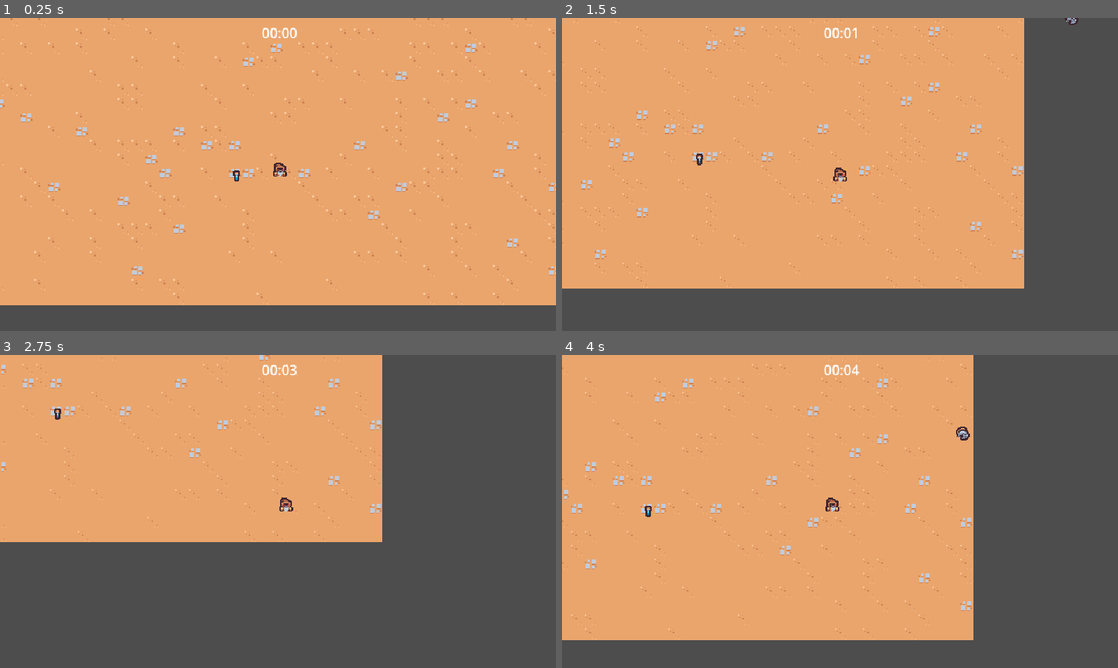
Above: before the commit, frames 1-4 (two rows, left to right).
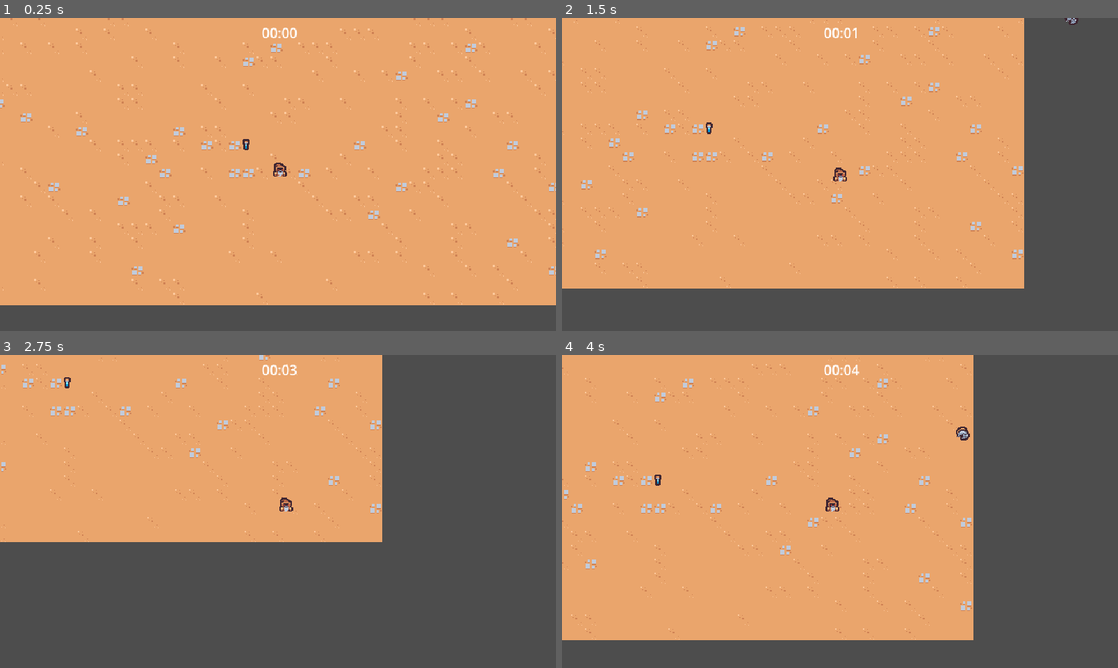
Above: after the commit, the same moments.

Repository: nok4123456/Godot_Learning
Game: Godot game, scene res://scenes/main/main.tscn
Same seed, same stepped clock (60 frames per second), same inputs: the game is played once before the commit and once after it.
Inputs:
- Up to frame 1 (0.25 s): no input
- Up to frame 2 (1.5 s): hold D (move_right) 0.53-1.28 s; hold S (move_down) from 1.28 s (still down)
- Up to frame 3 (2.75 s): release S (move_down) at 2.03 s; hold D (move_right) from 2.03 s (still down)
- Up to frame 4 (4 s): release D (move_right) at 2.78 s; hold W (move_up) 2.78-3.53 s; hold Left (move_left) from 3.53 s (still down)

The runs differ from the first frame. In frame 1, less than 0.1% of the frame differs, in the area x 41-45%, y 38-53%; in frame 2, less than 0.1%, in the area x 24-28%, y 33-48%; in frame 3, less than 0.1%; in frame 4, less than 0.1%.

Commit message:
create the experience mechanism

Diff:
--- a/project.godot
+++ b/project.godot
@@ -14,6 +14,10 @@
 run/main_scene="res://scenes/main/main.tscn"
 config/features=PackedStringArray("4.2", "Forward Plus")
 config/icon="res://icon.svg"
+
+[autoload]
+
+GameEvents="*res://scenes/autoload/game_events.tscn"
 
 [debug]
 
--- /dev/null
+++ b/scenes/autoload/game_events.gd
@@ -0,0 +1,7 @@
+extends Node
+
+signal experience_vial_collected(number: float)
+
+
+func emit_experience_vial_collected(number: float):
+	experience_vial_collected.emit(number)
--- /dev/null
+++ b/scenes/autoload/game_events.tscn
@@ -0,0 +1,6 @@
+[gd_scene load_steps=2 format=3 uid="uid://csffjk4bg7md6"]
+
+[ext_resource type="Script" path="res://scenes/autoload/game_events.gd" id="1_qy2fu"]
+
+[node name="GameEvents" type="Node"]
+script = ExtResource("1_qy2fu")
--- /dev/null
+++ b/scenes/component/health_component.gd
@@ -0,0 +1,21 @@
+extends Node
+
+signal died
+
+@export var max_health: float = 10
+var current_health
+
+
+func _ready():
+	current_health = max_health
+
+
+func damage(damage_number: float):
+	current_health = max(current_health - damage_number, 0)
+	Callable(check_death).call_deferred()
+
+
+func check_death():
+	if current_health == 0:
+		died.emit()
+		owner.queue_free()
--- /dev/null
+++ b/scenes/component/health_component.tscn
@@ -0,0 +1,6 @@
+[gd_scene load_steps=2 format=3 uid="uid://dqka01nl5gmd2"]
+
+[ext_resource type="Script" path="res://scenes/component/health_component.gd" id="1_17r61"]
+
+[node name="HealthComponent" type="Node"]
+script = ExtResource("1_17r61")
--- /dev/null
+++ b/scenes/component/vial_drop_component.gd
@@ -0,0 +1,24 @@
+extends Node
+
+@export_range(0, 1) var drop_percent: float = .5
+@export var health_component: Node
+@export var vial_scene: PackedScene
+
+
+func _ready():
+	health_component.died.connect(on_died)
+
+
+func on_died():
+	if randf() > drop_percent:
+		return
+	if vial_scene == null:
+		return
+
+	if not owner is Node2D:
+		return
+
+	var spawn_position = (owner as Node2D).global_position
+	var vial_instance = vial_scene.instantiate() as Node2D
+	owner.get_parent().add_child(vial_instance)
+	vial_instance.global_position = spawn_position
--- /dev/null
+++ b/scenes/component/vial_drop_component.tscn
@@ -0,0 +1,8 @@
+[gd_scene load_steps=3 format=3 uid="uid://dhqjp1s5m43pq"]
+
+[ext_resource type="Script" path="res://scenes/component/vial_drop_component.gd" id="1_kxjv6"]
+[ext_resource type="PackedScene" uid="uid://co8g2cr8tf6px" path="res://scenes/game_object/experience_vial/experience_vial.tscn" id="2_nahrh"]
+
+[node name="VialDropComponent" type="Node"]
+script = ExtResource("1_kxjv6")
+vial_scene = ExtResource("2_nahrh")
--- a/scenes/game_object/basic_enemy/basic_enemy.gd
+++ b/scenes/game_object/basic_enemy/basic_enemy.gd
@@ -1,6 +1,8 @@
 extends CharacterBody2D
 
 const MAX_SPEED = 40
+
+@onready var health_component = $HealthComponent
 
 
 # Called when the node enters the scene tree for the first time.
@@ -24,4 +26,4 @@
 
 
 func on_area_enter(other_area: Area2D):
-	queue_free()
+	health_component.damage(5)
--- a/scenes/game_object/basic_enemy/basic_enemy.tscn
+++ b/scenes/game_object/basic_enemy/basic_enemy.tscn
@@ -1,7 +1,9 @@
-[gd_scene load_steps=5 format=3 uid="uid://clw0xibau1i6n"]
+[gd_scene load_steps=7 format=3 uid="uid://clw0xibau1i6n"]
 
 [ext_resource type="Texture2D" uid="uid://coi8wvnycy46k" path="res://scenes/game_object/basic_enemy/basic_enemy.png" id="1_x1mow"]
 [ext_resource type="Script" path="res://scenes/game_object/basic_enemy/basic_enemy.gd" id="1_xy0c6"]
+[ext_resource type="PackedScene" uid="uid://dqka01nl5gmd2" path="res://scenes/component/health_component.tscn" id="2_7pcje"]
+[ext_resource type="PackedScene" uid="uid://dhqjp1s5m43pq" path="res://scenes/component/vial_drop_component.tscn" id="2_r8wyl"]
 
 [sub_resource type="CircleShape2D" id="CircleShape2D_0lkwg"]
 
@@ -14,6 +16,11 @@
 collision_mask = 9
 motion_mode = 1
 script = ExtResource("1_xy0c6")
+
+[node name="VialDropComponent" parent="." node_paths=PackedStringArray("health_component") instance=ExtResource("2_r8wyl")]
+health_component = NodePath("../HealthComponent")
+
+[node name="HealthComponent" parent="." instance=ExtResource("2_7pcje")]
 
 [node name="Area2D" type="Area2D" parent="."]
 collision_layer = 0
--- a/scenes/game_object/experience_vial/experience_vial.gd
+++ b/scenes/game_object/experience_vial/experience_vial.gd
@@ -7,4 +7,5 @@
 
 
 func on_area_entered(other_area: Area2D):
+	GameEvents.emit_experience_vial_collected(1)
 	queue_free()
--- a/scenes/main/main.tscn
+++ b/scenes/main/main.tscn
@@ -6,6 +6,7 @@
 [ext_resource type="TileSet" uid="uid://bura1hv3tbosm" path="res://resourse/tileset.tres" id="1_i8m0n"]
 [ext_resource type="PackedScene" uid="uid://s5ncorhi1i2d" path="res://scenes/UI/arean_time_ui.tscn" id="1_xlxr3"]
 [ext_resource type="PackedScene" uid="uid://dnb7tmo4g1qyg" path="res://scenes/arena_time_manager.tscn" id="2_hpaq8"]
+[ext_resource type="PackedScene" uid="uid://cey3xnolkmn6l" path="res://scenes/manager/experience_manager.tscn" id="4_qv1jm"]
 [ext_resource type="PackedScene" uid="uid://co8g2cr8tf6px" path="res://scenes/game_object/experience_vial/experience_vial.tscn" id="7_klfa8"]
 
 [node name="Main" type="Node"]
@@ -16,6 +17,8 @@
 [node name="ArenaTimeManager" parent="." instance=ExtResource("2_hpaq8")]
 
 [node name="EnemyManager" parent="." instance=ExtResource("1_hky6d")]
+
+[node name="ExperienceManager" parent="." instance=ExtResource("4_qv1jm")]
 
 [node name="GameCamera" parent="." instance=ExtResource("1_8w7fk")]
 
@@ -28,4 +31,4 @@
 position = Vector2(332, 236)
 
 [node name="ExperienceVial" parent="." instance=ExtResource("7_klfa8")]
-position = Vector2(282, 235)
+position = Vector2(293, 199)
--- /dev/null
+++ b/scenes/manager/experience_manager.gd
@@ -0,0 +1,16 @@
+extends Node
+
+var current_experience = 0
+
+
+func _ready():
+	GameEvents.experience_vial_collected.connect(on_experience_vial_collected)
+
+
+func increment_experience(number: float):
+	current_experience += number
+	print(current_experience)
+
+
+func on_experience_vial_collected(number: float):
+	increment_experience(number)
--- /dev/null
+++ b/scenes/manager/experience_manager.tscn
@@ -0,0 +1,6 @@
+[gd_scene load_steps=2 format=3 uid="uid://cey3xnolkmn6l"]
+
+[ext_resource type="Script" path="res://scenes/manager/experience_manager.gd" id="1_veyaw"]
+
+[node name="ExperienceManager" type="Node"]
+script = ExtResource("1_veyaw")
Not shown: 1 places in scenes/main/main.tscn that only renumber resources
